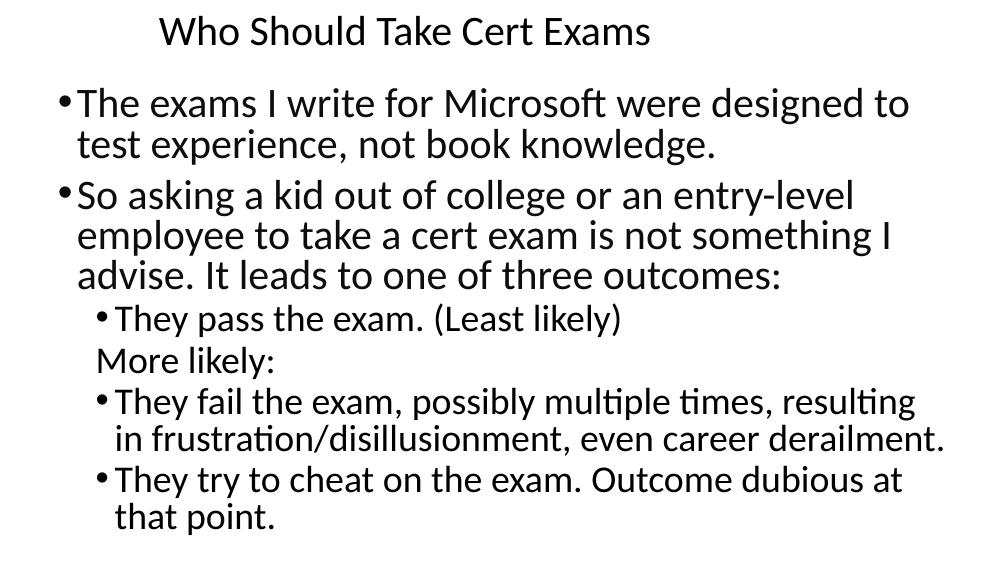
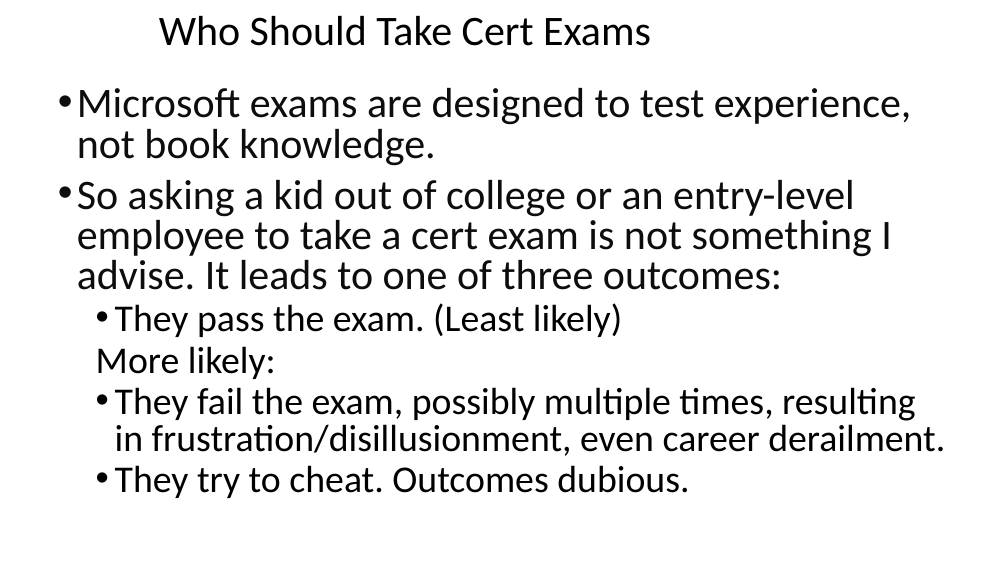
Before and after one commit to williamadba/Public-Presentations, a slide deck: slide 6 of Houston Tech Fest 2018/Think Like a Certification Exam - HTF 2018.pptx (slide 5 before the commit). Drawn at 1008x567 pixels with LibreOffice and Linux fonts; fonts in the diff are those of the drawing; background and template pictures are left out. Boxes give left, top, right and bottom in pixels: in the first picture for what was removed or moved away, otherwise in the second. Text is boxed around its words. In the diff, an @@ line names an element or a change of style, - is before the commit and + after.

```diff
--- a/Houston Tech Fest 2018/Think Like a Certification Exam - HTF 2018.pptx
+++ b/Houston Tech Fest 2018/Think Like a Certification Exam - HTF 2018.pptx
@@ text at [77, 88, 912, 166]: text changed @@
-• The exams I write for Microsoft were designed to test experience, not book knowledge.
+• Microsoft exams are designed to test experience, not book knowledge.
@@ text at [115, 465, 689, 498]: text changed @@
-  • They try to cheat on the exam. Outcome dubious at that point.
+  • They try to cheat. Outcomes dubious.
```
Also in this commit, not shown: 14 other slides changed, 1 slide added, 2 other files.
